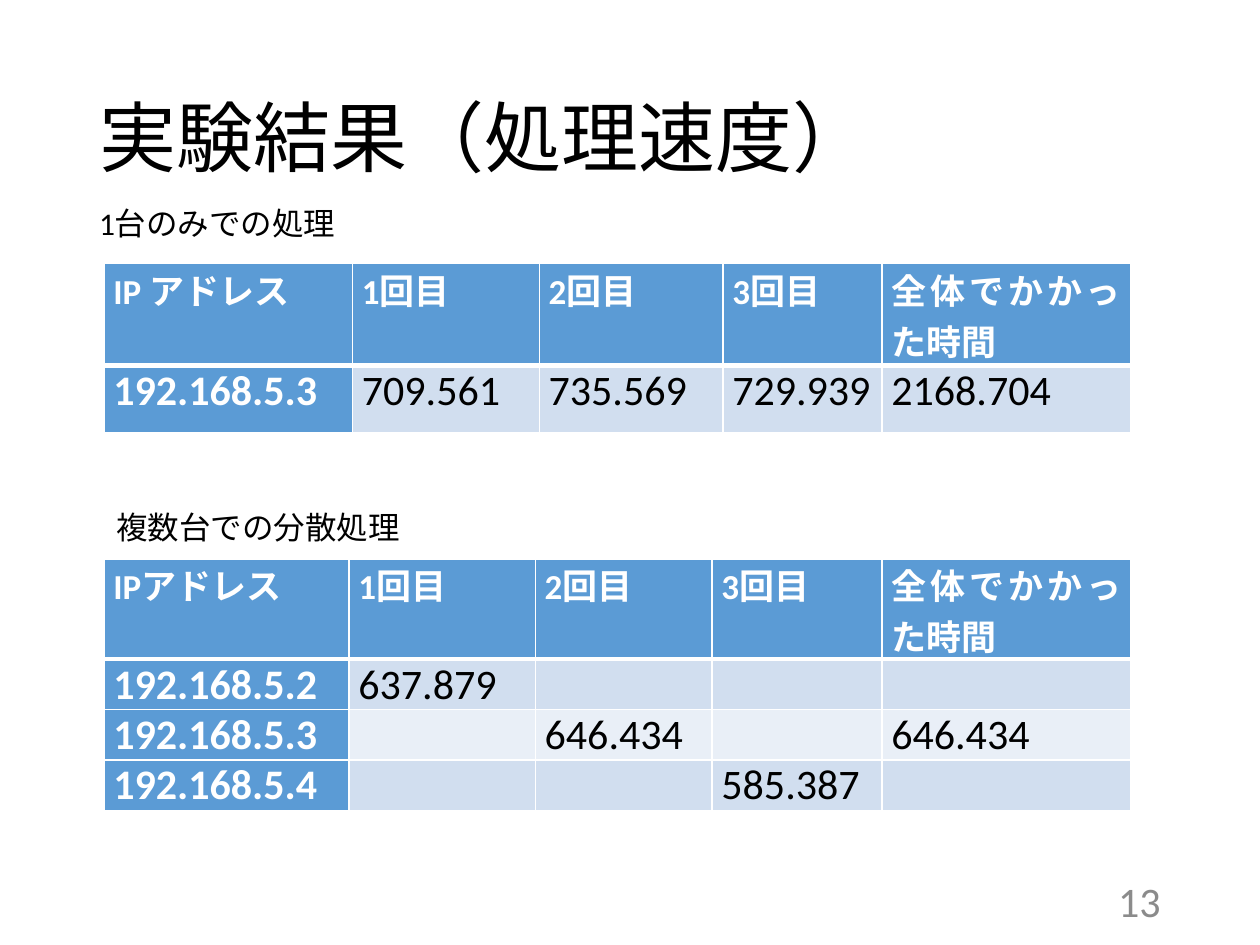
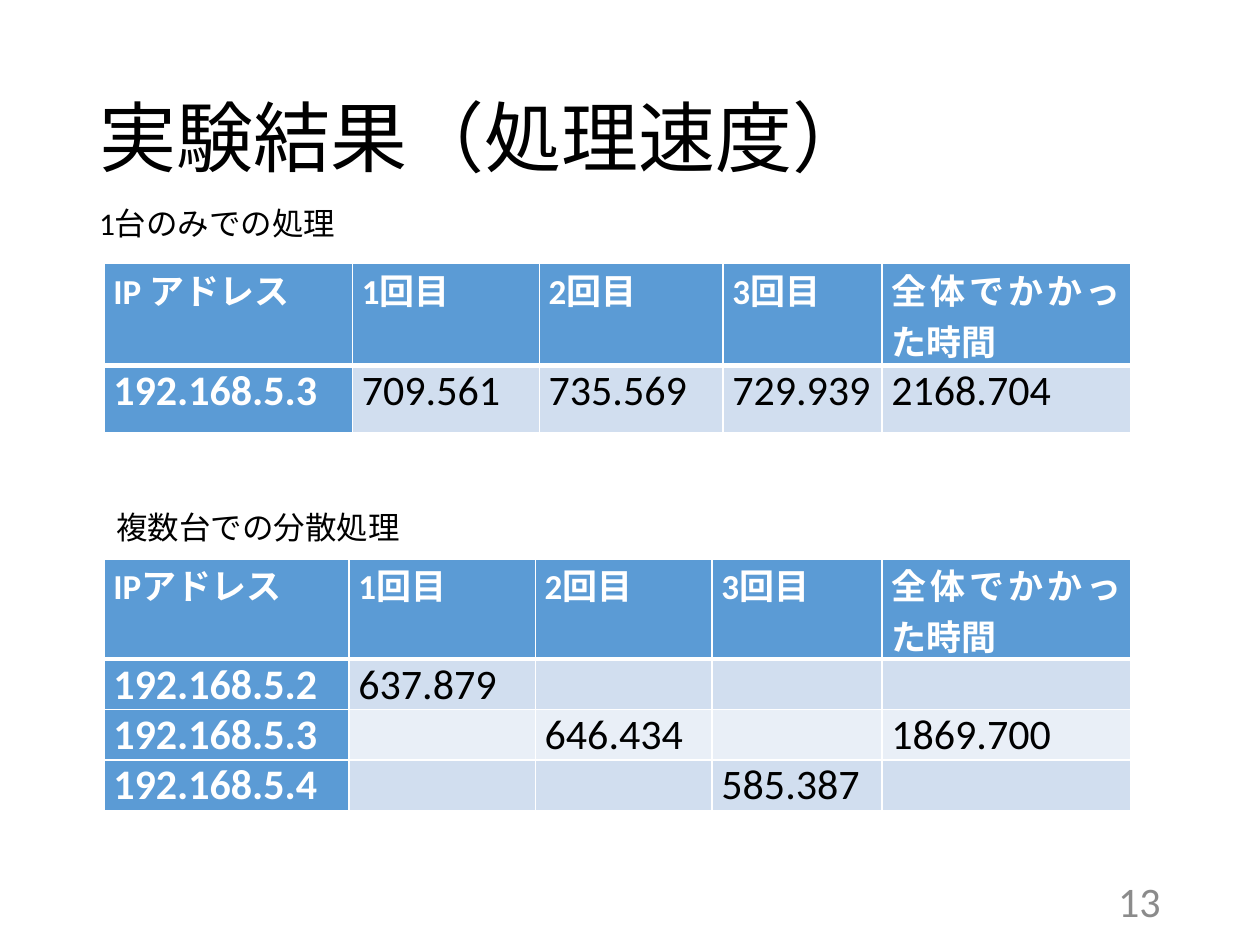
Before and after one commit to kait-takanolab/1821144-yoshii-thesis, a slide deck: slide 13 of 発表用スライド/1821144_卒研発表.pptx. Drawn at 1260x945 pixels with LibreOffice and Linux fonts; fonts in the diff are those of the drawing. Boxes give left, top, right and bottom in pixels: in the first picture for what was removed or moved away, otherwise in the second. Text is boxed around its words. In the diff, an @@ line names an element or a change of style, - is before the commit and + after.

```diff
--- a/発表用スライド/1821144_卒研発表.pptx
+++ b/発表用スライド/1821144_卒研発表.pptx
@@ table at [103,559,1130,810] @@
-row 3, column 5: 646.434
+row 3, column 5: 1869.700
```
Also in this commit, not shown: 2 other slides changed.
